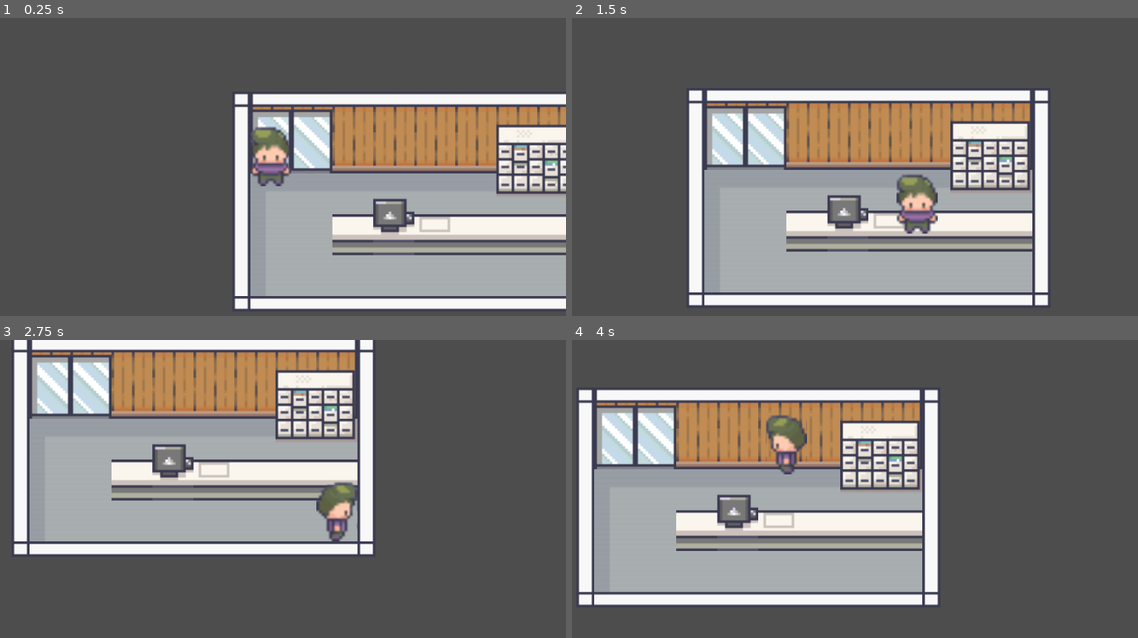
Above: before the commit, frames 1-4 (two rows, left to right).
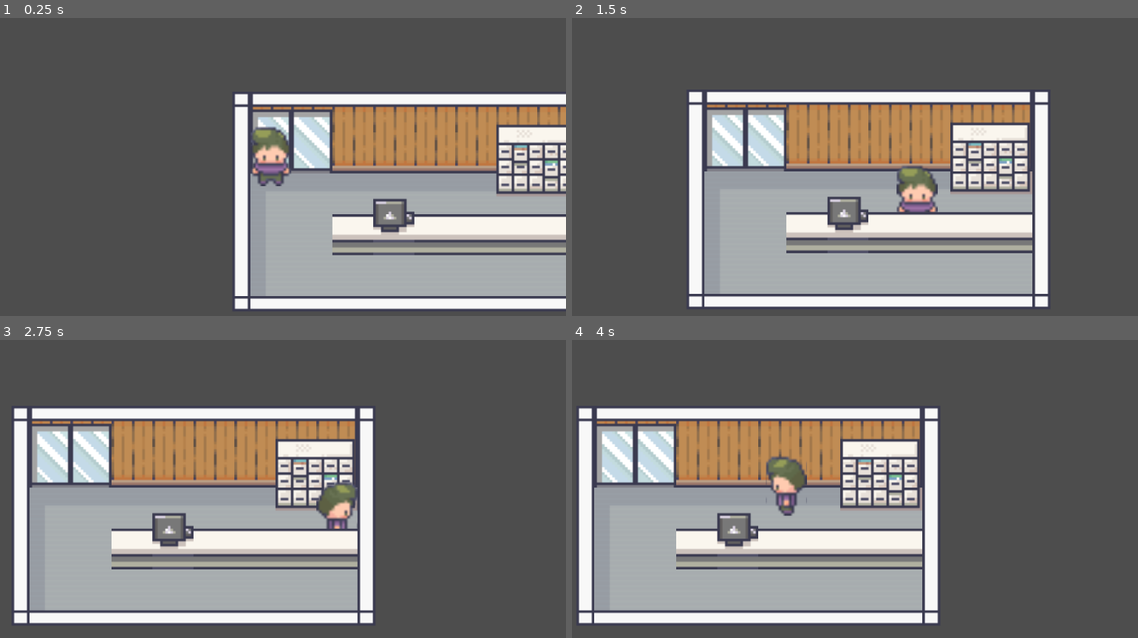
Above: after the commit, the same moments.

Repository: TurnrDev/EchoScape
Game: Godot game, scene res://scenes/shop.tscn
The game is run twice, just before and just after one commit, with the same random seed, the same clock (stepped at 60 frames per second) and the same inputs.
Inputs:
- Up to frame 1 (0.25 s): no input
- Up to frame 2 (1.5 s): tap Enter at 0.5 s; hold Right (ui_right) 0.53-1.28 s; hold Down (ui_down) from 1.28 s (still down)
- Up to frame 3 (2.75 s): release Down (ui_down) at 2.03 s; hold Right (ui_right) from 2.03 s (still down)
- Up to frame 4 (4 s): release Right (ui_right) at 2.78 s; hold Up (ui_up) 2.78-3.53 s; hold Left (ui_left) from 3.53 s (still down)

The runs differ from the first frame. In frame 1, 0.1% of the frame differs, in the area x 74-80%, y 66-72%; in frame 2, 9.2%; in frame 3, 47%, in the area x 2-66%, y 0-96%; in frame 4, 29%.

Commit message:
Fix some Y-Sort issues

Diff:
--- a/assets/interiors/32x32/interiors.tres
+++ b/assets/interiors/32x32/interiors.tres
@@ -239,6 +239,7 @@
 1:8/0 = 0
 1:8/0/physics_layer_0/linear_velocity = Vector2(0, 0)
 1:8/0/physics_layer_0/angular_velocity = 0.0
+1:8/0/physics_layer_0/polygon_0/points = PackedVector2Array(-16, -6, 16, -6, 16, 16, -16, 16)
 2:8/0 = 0
 2:8/0/physics_layer_0/linear_velocity = Vector2(0, 0)
 2:8/0/physics_layer_0/angular_velocity = 0.0
@@ -446,9 +447,11 @@
 2:17/0 = 0
 2:17/0/physics_layer_0/linear_velocity = Vector2(0, 0)
 2:17/0/physics_layer_0/angular_velocity = 0.0
+2:17/0/physics_layer_0/polygon_0/points = PackedVector2Array(-16, -16, -16, 2, 16, 2, 16, -16)
 3:17/0 = 0
 3:17/0/physics_layer_0/linear_velocity = Vector2(0, 0)
 3:17/0/physics_layer_0/angular_velocity = 0.0
+3:17/0/physics_layer_0/polygon_0/points = PackedVector2Array(-16, -16, -16, 2, 16, 2, 16, -16)
 4:17/0 = 0
 4:17/0/physics_layer_0/linear_velocity = Vector2(0, 0)
 4:17/0/physics_layer_0/angular_velocity = 0.0
--- a/characters/player.gd
+++ b/characters/player.gd
@@ -15,7 +15,7 @@
 			facing = cardinal_direction
 
 	# Update Sprite
-	$adam.frame = texture_dir_map[facing]
+	$sprite.frame = texture_dir_map[facing]
 
 	# Finally, move
 	velocity = direction * 200
--- a/characters/player.tscn
+++ b/characters/player.tscn
@@ -7,11 +7,11 @@
 radius = 1.0
 height = 16.0
 
-[node name="root" type="CharacterBody2D"]
+[node name="player" type="CharacterBody2D"]
 scale = Vector2(2, 2)
 script = ExtResource("1_mbil0")
 
-[node name="adam" type="Sprite2D" parent="."]
+[node name="sprite" type="Sprite2D" parent="."]
 position = Vector2(0, -15)
 texture = ExtResource("1_yoc2o")
 hframes = 4
--- a/scenes/shop.tscn
+++ b/scenes/shop.tscn
@@ -1,23 +1,50 @@
-[gd_scene load_steps=4 format=3 uid="uid://b5aqjpbktck4a"]
+[gd_scene load_steps=4 format=3 uid="uid://ubo1swmjii68"]
 
-[ext_resource type="PackedScene" uid="uid://cqlt4tbm6qk1g" path="res://characters/player.tscn" id="1_gc2k5"]
-[ext_resource type="TileSet" uid="uid://dgw7umjhg6mlf" path="res://assets/interiors/32x32/room_builder.tres" id="1_osbng"]
-[ext_resource type="TileSet" uid="uid://cgf1bl8ylw0pr" path="res://assets/interiors/32x32/interiors.tres" id="2_lwwlj"]
+[ext_resource type="TileSet" uid="uid://dgw7umjhg6mlf" path="res://assets/interiors/32x32/room_builder.tres" id="1_p7h1x"]
+[ext_resource type="TileSet" uid="uid://cgf1bl8ylw0pr" path="res://assets/interiors/32x32/interiors.tres" id="2_dhemi"]
+[ext_resource type="PackedScene" uid="uid://cqlt4tbm6qk1g" path="res://characters/player.tscn" id="3_uh0n8"]
 
-[node name="root" type="Node"]
+[node name="shop" type="Node2D"]
+y_sort_enabled = true
 
-[node name="BackgroundTileMap" type="TileMap" parent="."]
-tile_set = ExtResource("1_osbng")
+[node name="background" type="Node2D" parent="."]
+
+[node name="BackgroundTileMap" type="TileMap" parent="background"]
+tile_set = ExtResource("1_p7h1x")
 format = 2
 layer_0/tile_data = PackedInt32Array(0, 1, 11, 65536, 1, 12, 1, 65537, 11, 65537, 65537, 12, 2, 65537, 11, 65538, 65537 …(1020 unchanged characters)…
 
-[node name="ObjectTileMap" type="TileMap" parent="."]
-tile_set = ExtResource("2_lwwlj")
+[node name="door" type="TileMap" parent="background"]
+tile_set = ExtResource("2_dhemi")
 cell_quadrant_size = 32
 format = 2
-layer_0/tile_data = PackedInt32Array(196610, 65536, 8, 196611, 196608, 9, 196612, 196608, 5, 196613, 65536, 8, 196614, 65536, 8, 196615, 65536, 8, 131075, 196608, 8, 6, 131072, 15, 65542, 131072, 16, 131078, 131072, 17, 7, 196608, 15, 65543, 196608, 16, 131079, 196608, 17, 0, 131072, 28, 65536, 131072, 29, 1, 196608, 28, 65537, 196608, 29)
+layer_0/tile_data = PackedInt32Array(0, 131072, 28, 65536, 131072, 29, 1, 196608, 28, 65537, 196608, 29)
 
-[node name="player" parent="." instance=ExtResource("1_gc2k5")]
+[node name="cabinet" type="TileMap" parent="background"]
+position = Vector2(192, 64)
+tile_set = ExtResource("2_dhemi")
+cell_quadrant_size = 32
+format = 2
+layer_0/tile_data = PackedInt32Array(-131072, 131072, 15, -65536, 131072, 16, -131071, 196608, 15, -65535, 196608, 16, 0, 131072, 17, 1, 196608, 17)
+
+[node name="counter" type="TileMap" parent="."]
+y_sort_enabled = true
+position = Vector2(64, 96)
+tile_set = ExtResource("2_dhemi")
+cell_quadrant_size = 32
+format = 2
+layer_0/tile_data = PackedInt32Array(0, 65536, 8, 2, 65536, 8, 3, 65536, 8, 4, 65536, 8, 5, 65536, 8)
+
+[node name="computer" type="TileMap" parent="."]
+y_sort_enabled = true
+position = Vector2(96, 96)
+tile_set = ExtResource("2_dhemi")
+cell_quadrant_size = 32
+format = 2
+layer_0/tile_data = PackedInt32Array(-65536, 196608, 8, 0, 196608, 9)
+
+[node name="player" parent="." instance=ExtResource("3_uh0n8")]
+y_sort_enabled = true
 position = Vector2(16, 72)
 
 [node name="Camera2D" type="Camera2D" parent="player"]
